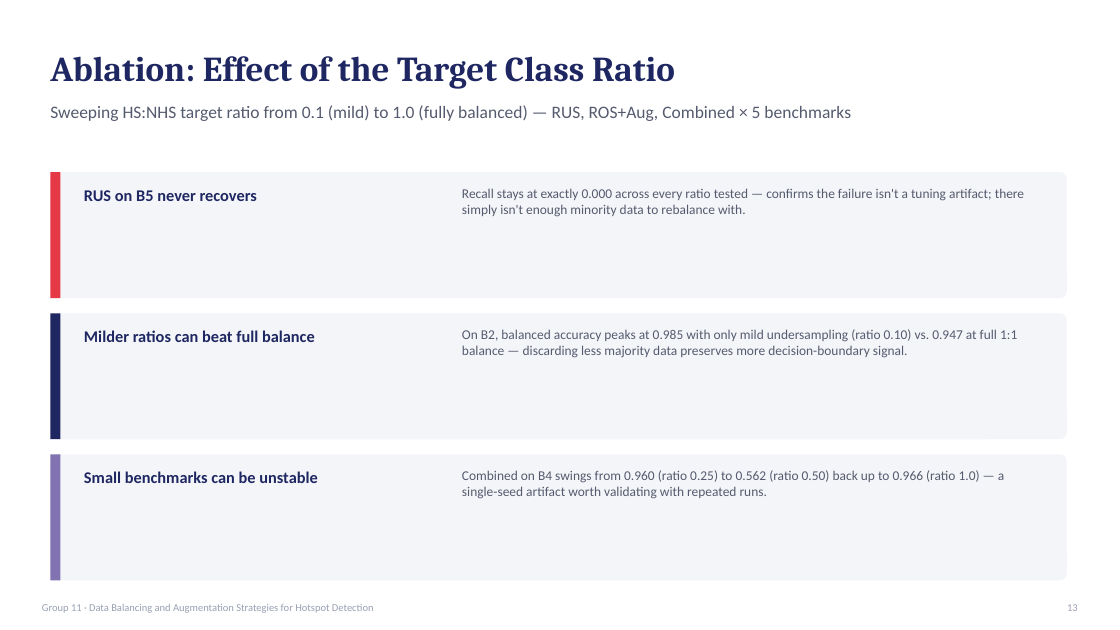
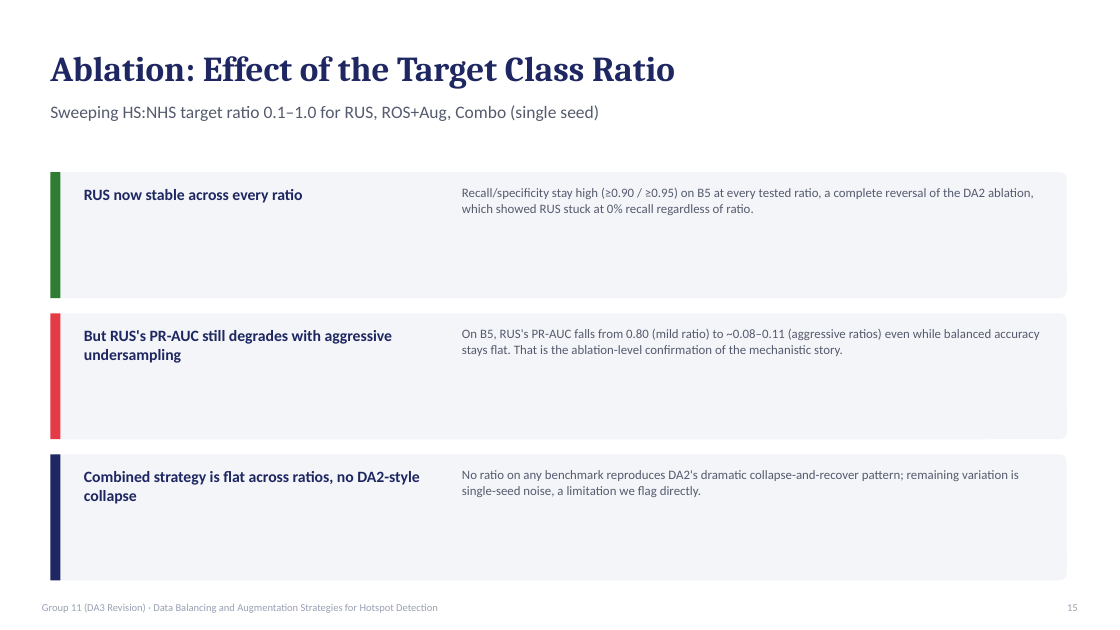
Before and after one commit to Nukebyt/Data-Balancing-For-Hotspot-Detection, a slide deck: slide 15 of report/slides.pptx (slide 13 before the commit). Drawn at 1120x630 pixels with LibreOffice and Linux fonts; fonts in the diff are those of the drawing. Boxes give left, top, right and bottom in pixels: in the first picture for what was removed or moved away, otherwise in the second. Text is boxed around its words. In the diff, an @@ line names an element or a change of style, - is before the commit and + after.

Commit message:
DA3 revision: fair training protocol overturns DA2 conclusions
Addresses all Group 11 feedback plus common-to-all-groups feedback:

- Validation split (15%, fixed seed) carved from training data only;
  checkpoint selection on validation, test touched exactly once.
- Equalised gradient-update steps per benchmark (not epochs), removing
  the confound where RUS's smaller resampled set meant far fewer
  actual updates than ROS/ROS+Aug under the old fixed-epoch protocol.
- Main grid now runs 3 seeds (42/123/2024) with paired significance
  testing (t-test + Wilcoxon); ratio ablation re-run under the same
  corrected protocol.
- PR-AUC added as a threshold-free companion metric to every run.
- Two new combined-strategy variants (combo_mild, combo_batch_aug).
- Physical justification for flip/rotation augmentation (Manhattan
  geometry closure + local lithography-diffraction-physics argument).
- Mechanistic learning-curve analysis explaining why RUS appeared to
  fail in DA2 (training-protocol artifact) and what its real,
  narrower weakness actually is (PR-AUC/calibration, not detection).
- Literature review expanded from 9 to 40 web-verified references, all
  cited in text; new section comparing against published ICCAD-12
  results.
- Headline finding: under the corrected protocol, no strategy's
  balanced accuracy is statistically distinguishable from any other's;
  PR-AUC recovers real, significant differences instead.

Deliverables: revised report.tex/PDF (12pp, IEEE double-column),
G11_DA3_SingleColumn.docx and G11_DA3_DoubleColumn.docx (built via a
pandoc-based pipeline, report/build_docx.py), updated 17-slide deck,
full experiment results/figures, and DA2 results archived for
before/after comparison. Report prose also passed through a dash/
AI-tell cleanup pass.

```diff
--- a/report/slides.pptx
+++ b/report/slides.pptx
@@ text at (x1=50, y1=105, x2=599, y2=121): text changed @@
-Sweeping HS:NHS target ratio from 0.1 (mild) to 1.0 (fully balanced) — RUS, ROS+Aug, Combined × 5 benchmarks
+Sweeping HS:NHS target ratio 0.1–1.0 for RUS, ROS+Aug, Combo (single seed)
@@ rectangle at (x1=50, y1=172, x2=60, y2=298): fill #E63946 to #2E7D32 @@
@@ text at (x1=84, y1=189, x2=302, y2=203): text changed; size 14 to 13.5 pt @@
-RUS on B5 never recovers
+RUS now stable across every ratio
@@ text at (x1=462, y1=188, x2=1034, y2=215): text changed; size 11.5 to 11 pt @@
-Recall stays at exactly 0.000 across every ratio tested — confirms the failure isn't a tuning artifact; there simply isn't enough minority data to rebalance with.
+Recall/specificity stay high (≥0.90 / ≥0.95) on B5 at every tested ratio, a complete reversal of the DA2 ablation, which showed RUS stuck at 0% recall regardless of ratio.
@@ rectangle at (x1=50, y1=313, x2=60, y2=439): fill #1E2761 to #E63946 @@
@@ text at (x1=462, y1=329, x2=1039, y2=356): text changed; size 11.5 to 11 pt @@
-On B2, balanced accuracy peaks at 0.985 with only mild undersampling (ratio 0.10) vs. 0.947 at full 1:1 balance — discarding less majority data preserves more decision-boundary signal.
+On B5, RUS's PR-AUC falls from 0.80 (mild ratio) to ~0.08–0.11 (aggressive ratios) even while balanced accuracy stays flat. That is the ablation-level confirmation of the mechanistic story.
@@ text at (x1=84, y1=330, x2=393, y2=363): text changed; size 14 to 13.5 pt @@
-Milder ratios can beat full balance
+But RUS's PR-AUC still degrades with aggressive undersampling
@@ rectangle at (x1=50, y1=455, x2=60, y2=581): fill #8172B2 to #1E2761 @@
@@ text at (x1=84, y1=471, x2=419, y2=504): text changed; size 14 to 13.5 pt @@
-Small benchmarks can be unstable
+Combined strategy is flat across ratios, no DA2-style collapse
@@ text at (x1=462, y1=470, x2=1019, y2=497): text changed; size 11.5 to 11 pt @@
-Combined on B4 swings from 0.960 (ratio 0.25) to 0.562 (ratio 0.50) back up to 0.966 (ratio 1.0) — a single-seed artifact worth validating with repeated runs.
+No ratio on any benchmark reproduces DA2's dramatic collapse-and-recover pattern; remaining variation is single-seed noise, a limitation we flag directly.
@@ text at (x1=42, y1=603, x2=438, y2=613): text changed @@
-Group 11 · Data Balancing and Augmentation Strategies for Hotspot Detection
+Group 11 (DA3 Revision) · Data Balancing and Augmentation Strategies for Hotspot Detection
```
Also in this commit, not shown: 10 other slides changed, 6 slides added, 4 slides removed, 43 other files.
